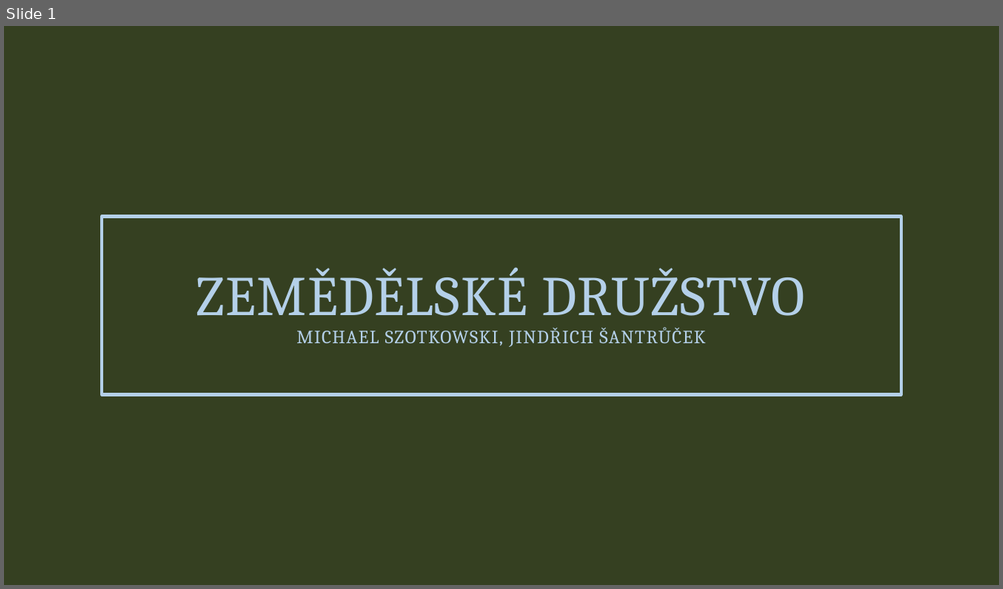
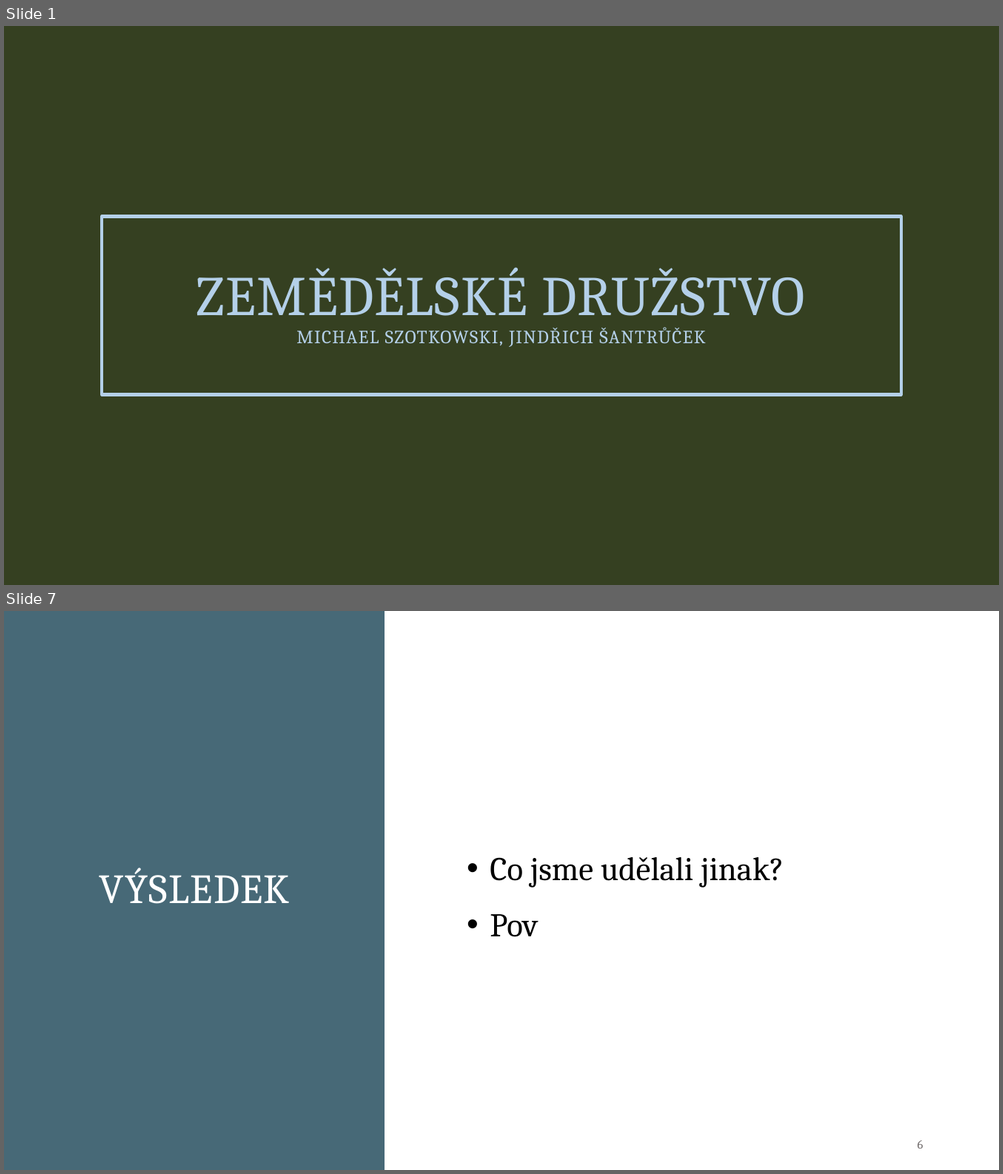
Before and after one commit to Szotkowski/Project10, a slide deck: Presentation.pptx. Shown one above the other, each under a label of ours: slide 1 before the commit, slides 1 and 7 after it; the slides between them are not shown. The pictures are 1003x589 and 1003x1174 pixels, drawn with LibreOffice and Linux fonts; fonts in the diff are those of the drawing; background and template pictures are left out. Boxes give left, top, right and bottom in pixels: in the first picture for what was removed or moved away, otherwise in the second. Text is boxed around its words. In the diff, an @@ line names an element or a change of style, - is before the commit and + after.

```diff
--- a/Presentation.pptx
+++ b/Presentation.pptx
@@ slide 7 added at box(4, 611, 999, 1170), background #FFFFFF @@
@@ rectangle added at box(4, 611, 384, 1170), fill #476977 @@
@@ title added at box(99, 868, 290, 904), 40 pt, text #FFFFFF @@
+VÝSLEDEK
@@ text added at box(489, 857, 783, 937), 32 pt, text #000000 @@
+• Co jsme udělali jinak?
+• Pov
@@ text added at box(917, 1141, 923, 1149), 12 pt, text #767171 @@
+6
```
Also in this commit, not shown: 2 slides changed, 4 other slides added, 2 slides removed.
